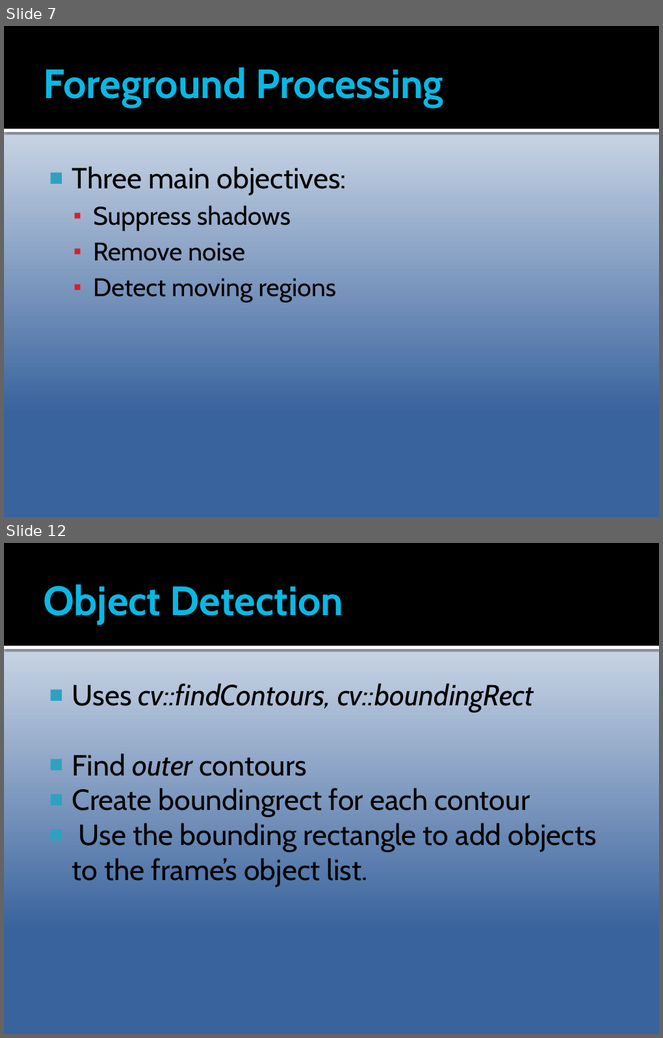
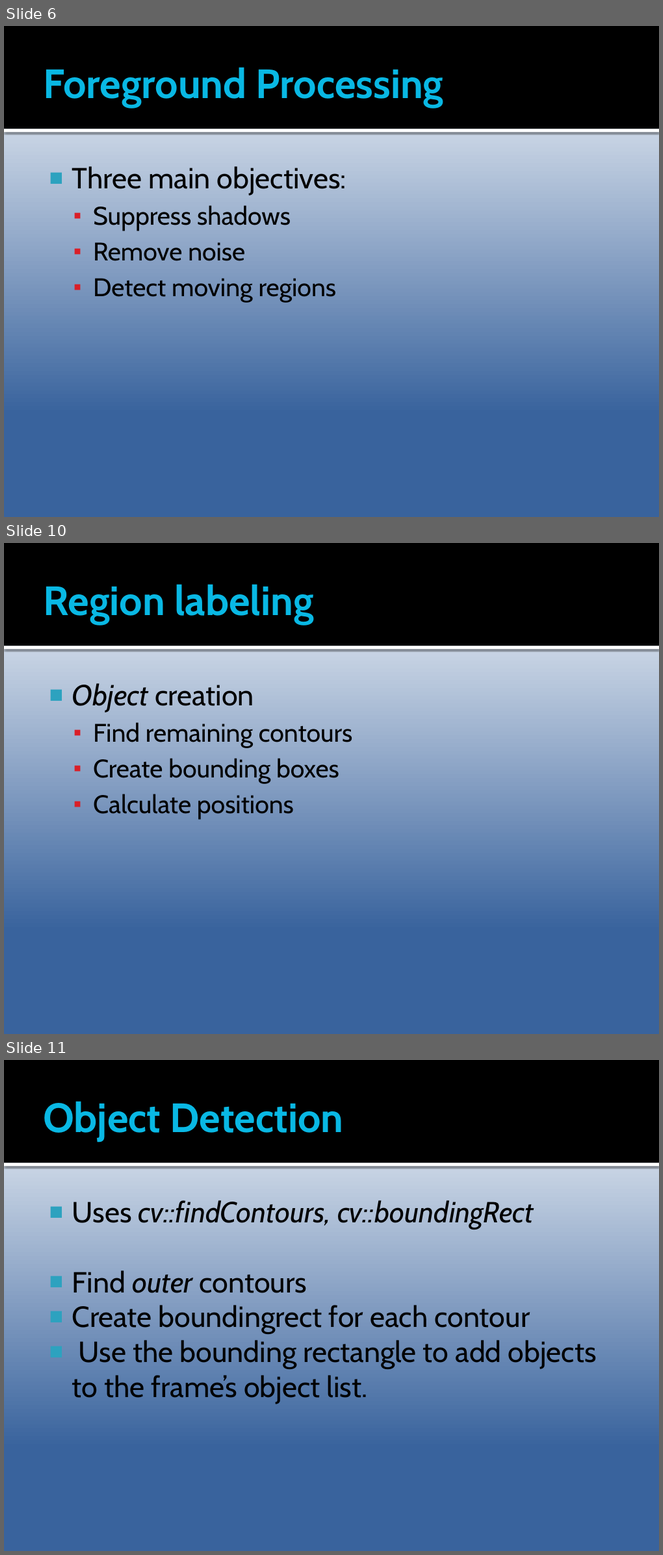
Before and after one commit to Epipolarna/Tracking, a slide deck: Documentation/TSBB15prez.pptx. Shown one above the other, each under a label of ours: slides 7 and 12 before the commit, slides 6, 10 and 11 after it; the slides between them are not shown. The pictures are 663x1038 and 663x1555 pixels, drawn with LibreOffice and Linux fonts; fonts in the diff are those of the drawing; background and template pictures are left out. Boxes give left, top, right and bottom in pixels: in the first picture for what was removed or moved away, otherwise in the second. Text is boxed around its words. In the diff, an @@ line names an element or a change of style, - is before the commit and + after.

```diff
--- a/Documentation/TSBB15prez.pptx
+++ b/Documentation/TSBB15prez.pptx
@@ slide 10 added at (x1=4, y1=543, x2=659, y2=1034), background gradient #FFFFFF to #39639D; not listed: 2 template elements that a slide beside it also shows @@
@@ title added at (x1=43, y1=584, x2=313, y2=625), 45 pt, text #08B8E4, bold @@
+Region labeling
@@ text added at (x1=72, y1=683, x2=352, y2=820), 28 pt, text #000000 @@
+■ Object creation
+  ▪ Find remaining contours
+  ▪ Create bounding boxes
+  ▪ Calculate positions
@@ what was slide 7 is now slide 6 @@
@@ what was slide 12 is now slide 11 @@
```
Also in this commit, not shown: 7 slides changed, 2 other slides added, 6 slides removed.
